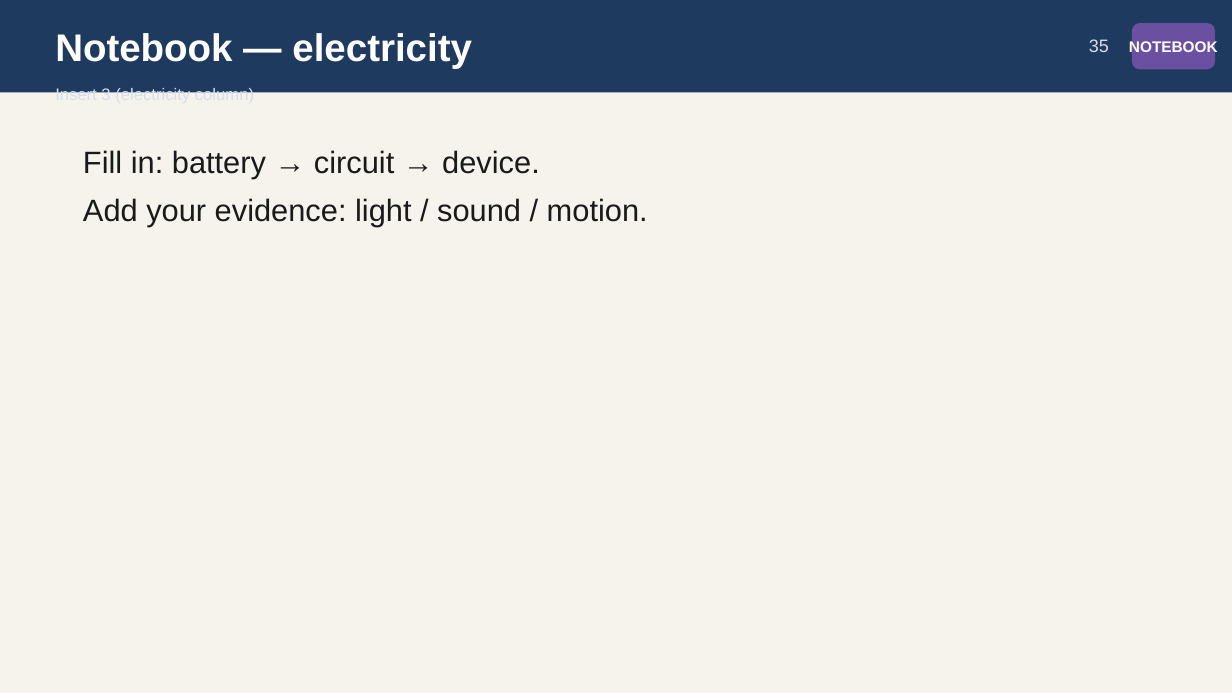
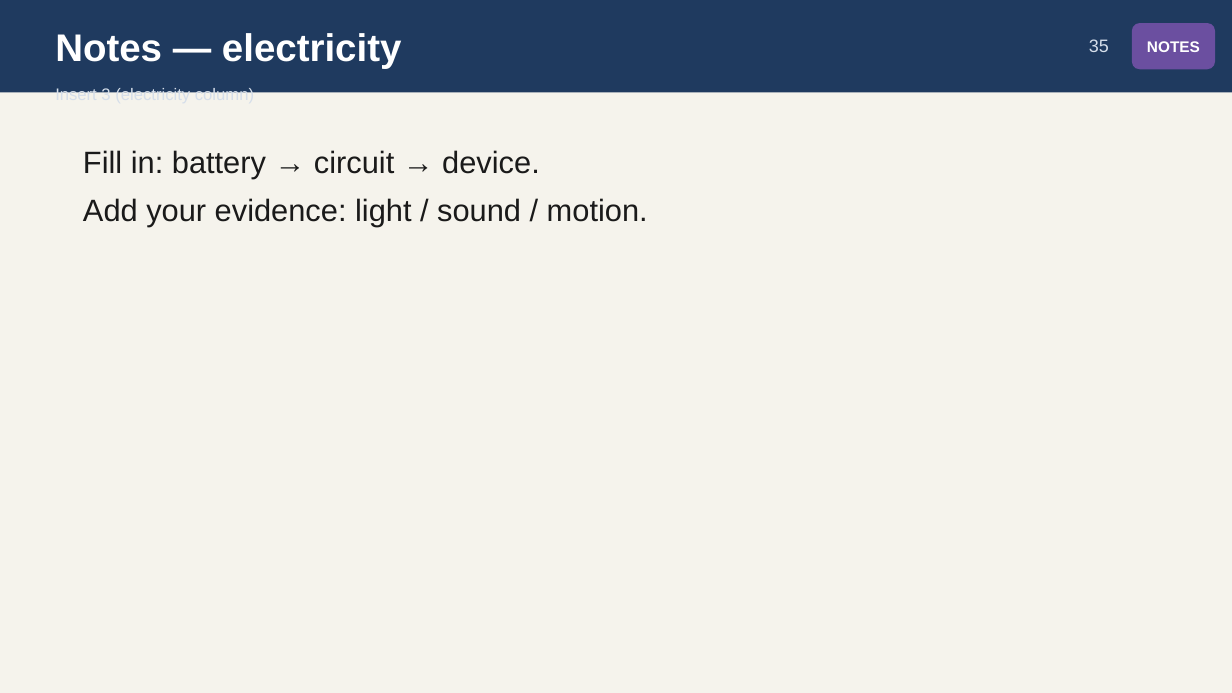
Before and after one commit to owenreagan-cyber/grade-4-energy-transfer-transformation, a slide deck: slide 35 of production/slides/04-ch4-energy-transfer-slides.pptx. Drawn at 1232x693 pixels with LibreOffice and Linux fonts; fonts in the diff are those of the drawing. Boxes give left, top, right and bottom in pixels: in the first picture for what was removed or moved away, otherwise in the second. Text is boxed around its words. In the diff, an @@ line names an element or a change of style, - is before the commit and + after.

```diff
--- a/production/slides/04-ch4-energy-transfer-slides.pptx
+++ b/production/slides/04-ch4-energy-transfer-slides.pptx
@@ text at box(55, 33, 402, 68): text changed @@
-Notebook — electricity
+Notes — electricity
@@ text in rounded rectangle at box(1147, 41, 1200, 52): text changed @@
-NOTEBOOK
+NOTES
```
Also in this commit, not shown: 13 other slides changed, 10 other files.
